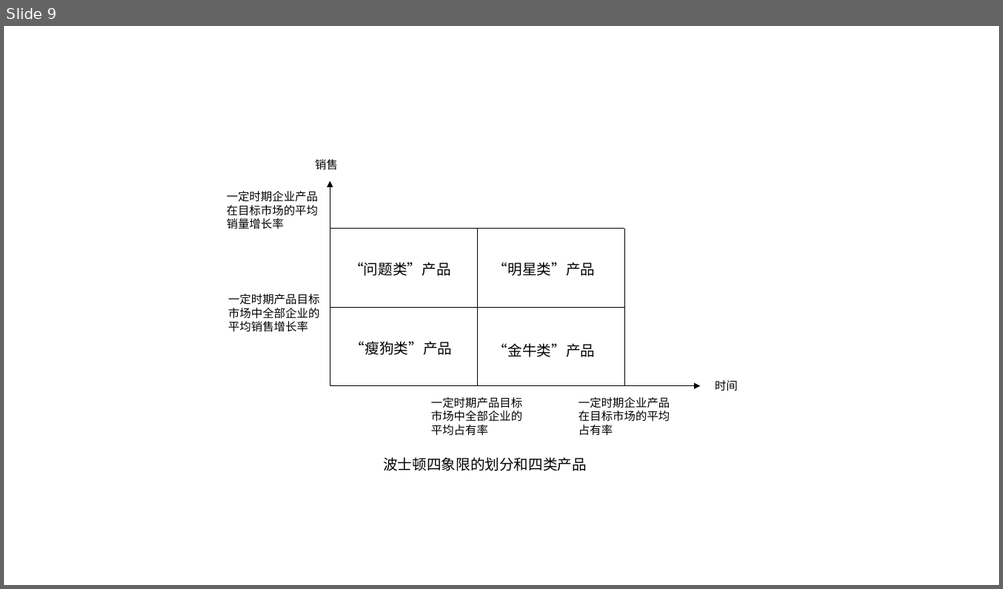
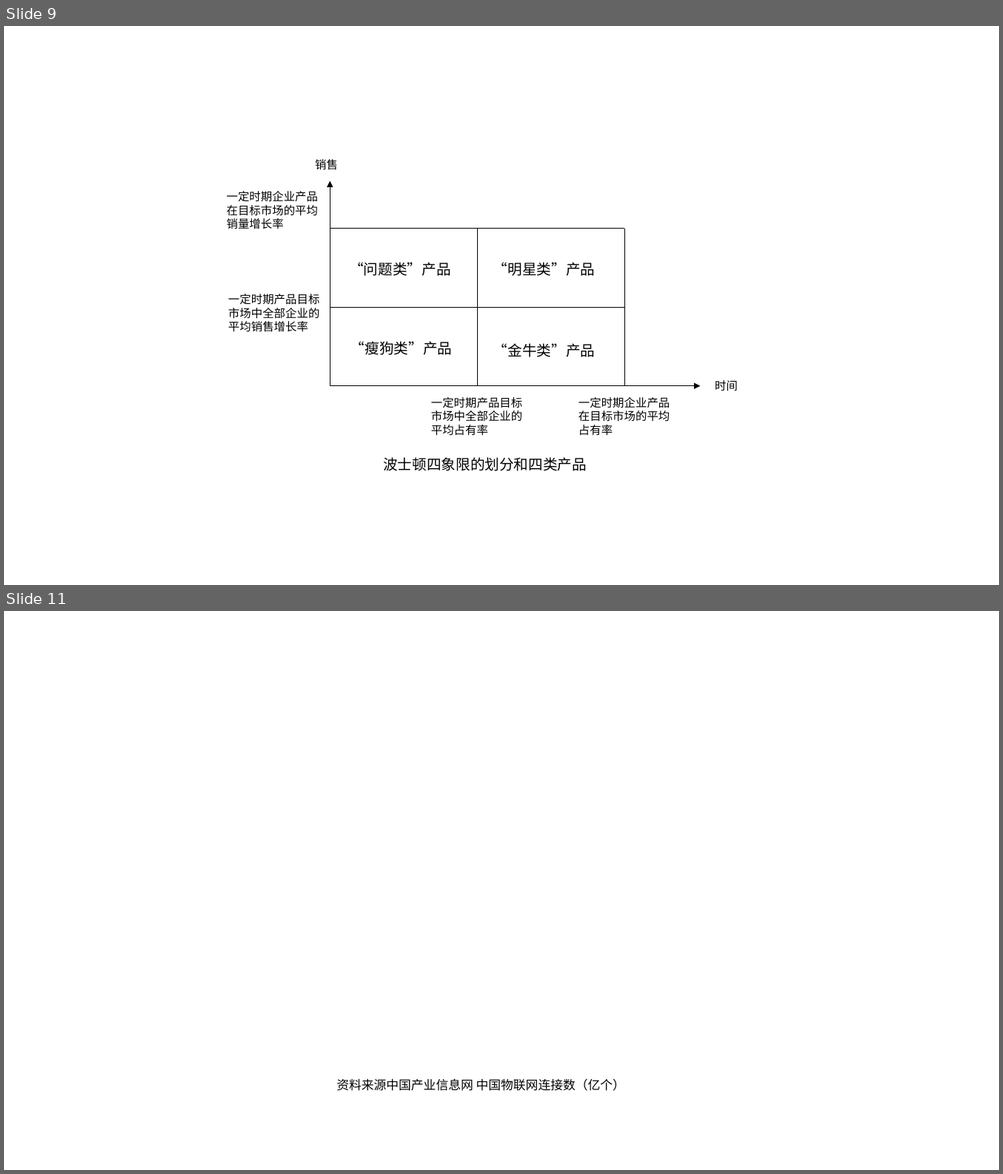
Before and after one commit to MarioYoung/lunwen, a slide deck: 图例集合.pptx. Shown one above the other, each under a label of ours: slide 9 before the commit, slides 9 and 11 after it; the slides between them are not shown. The pictures are 1003x589 and 1003x1174 pixels, drawn with LibreOffice and Linux fonts; fonts in the diff are those of the drawing. Boxes give left, top, right and bottom in pixels: in the first picture for what was removed or moved away, otherwise in the second. Text is boxed around its words. In the diff, an @@ line names an element or a change of style, - is before the commit and + after.

```diff
--- a/图例集合.pptx
+++ b/图例集合.pptx
@@ slide 11 added at (x1=4, y1=611, x2=999, y2=1170), background #FFFFFF @@
@@ text added at (x1=336, y1=1079, x2=625, y2=1091), 12 pt, text #000000 @@
+资料来源中国产业信息网 中国物联网连接数（亿个）
```
Also in this commit, not shown: 12 other slides added, 2 other files.
